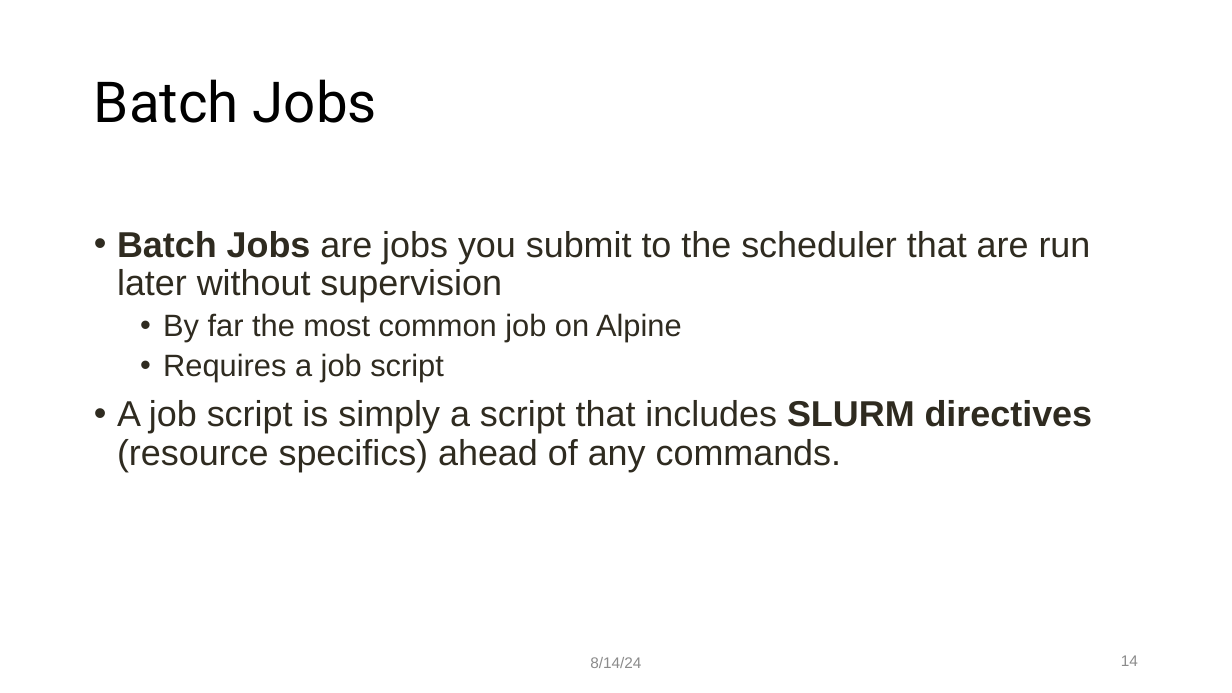
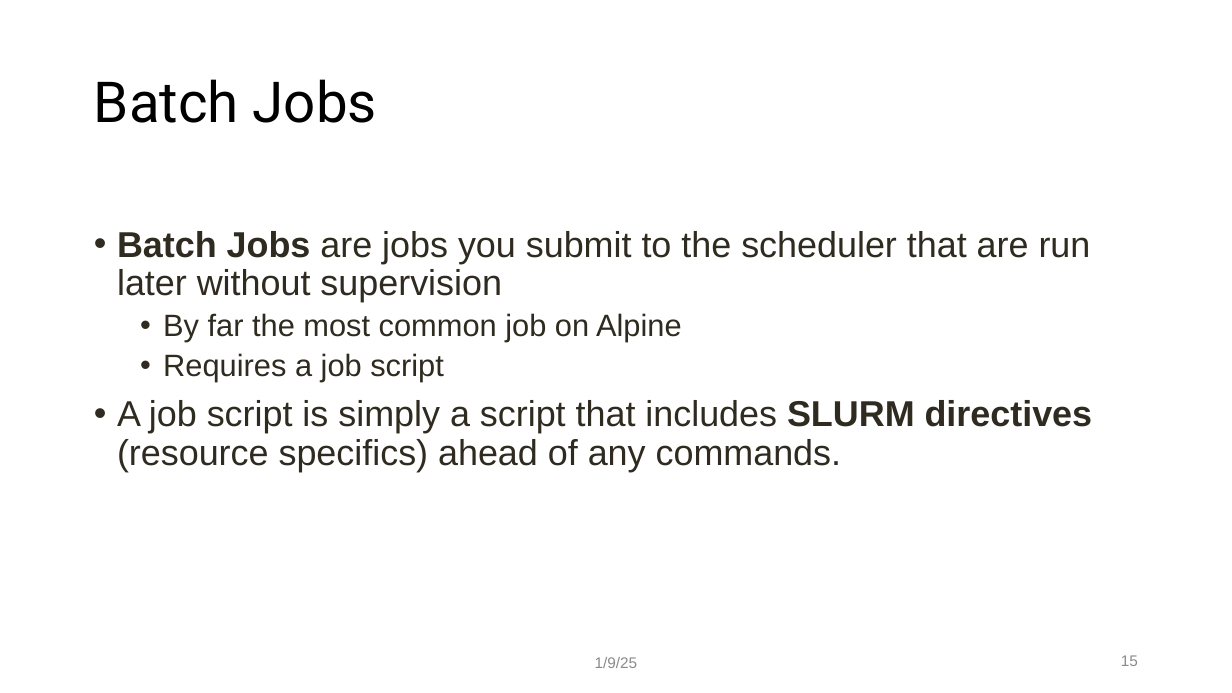
Before and after one commit to mohalkh5/hpc_fundamentals_micro_credential, a slide deck: slide 15 of scheduling_jobs/scheduling_jobs.pptx (slide 14 before the commit). Drawn at 1232x693 pixels with LibreOffice and Linux fonts; fonts in the diff are those of the drawing; background and template pictures are left out. Boxes give left, top, right and bottom in pixels: in the first picture for what was removed or moved away, otherwise in the second. Text is boxed around its words. In the diff, an @@ line names an element or a change of style, - is before the commit and + after.

```diff
--- a/scheduling_jobs/scheduling_jobs.pptx
+++ b/scheduling_jobs/scheduling_jobs.pptx
@@ text at [595, 657, 638, 668]: text changed @@
-8/14/24
+1/9/25
@@ page number at [1121, 655, 1138, 666]: text changed @@
-14
+15
```
Also in this commit, not shown: 25 other slides changed, 2 slides added, 1 other file.
